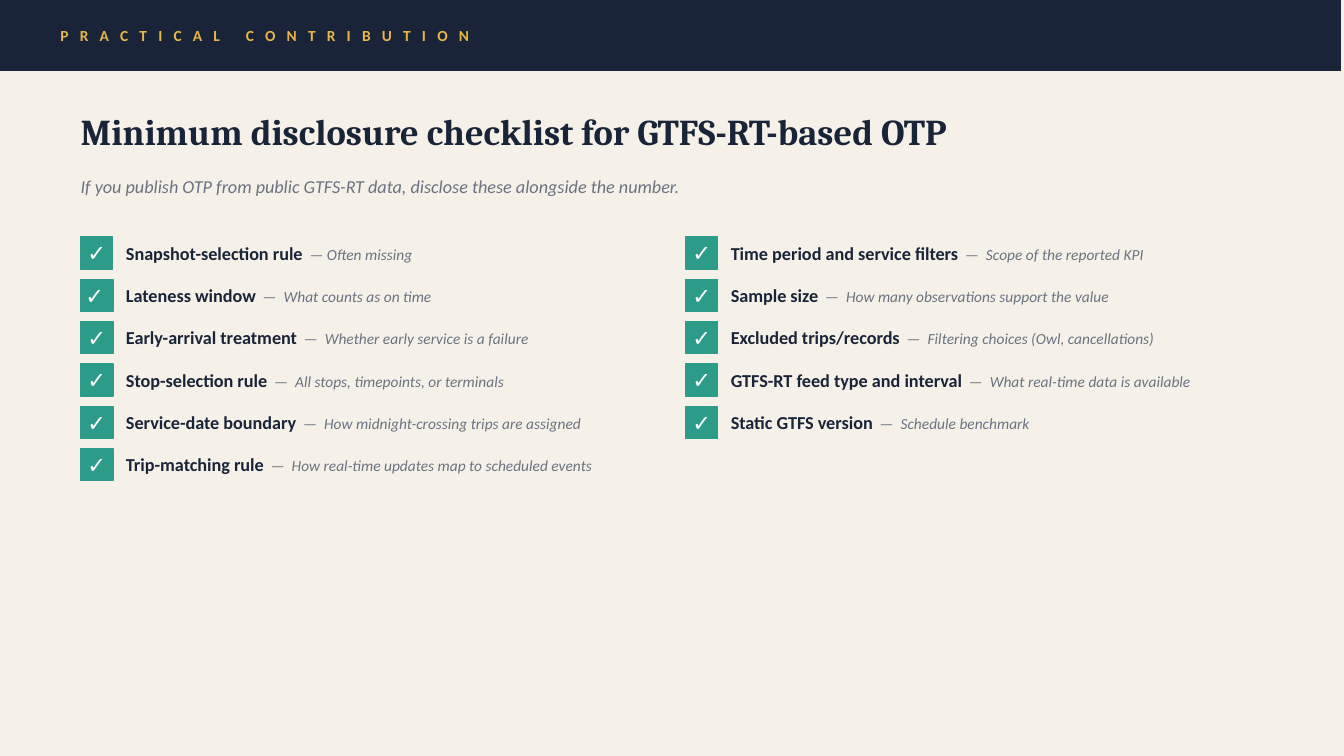
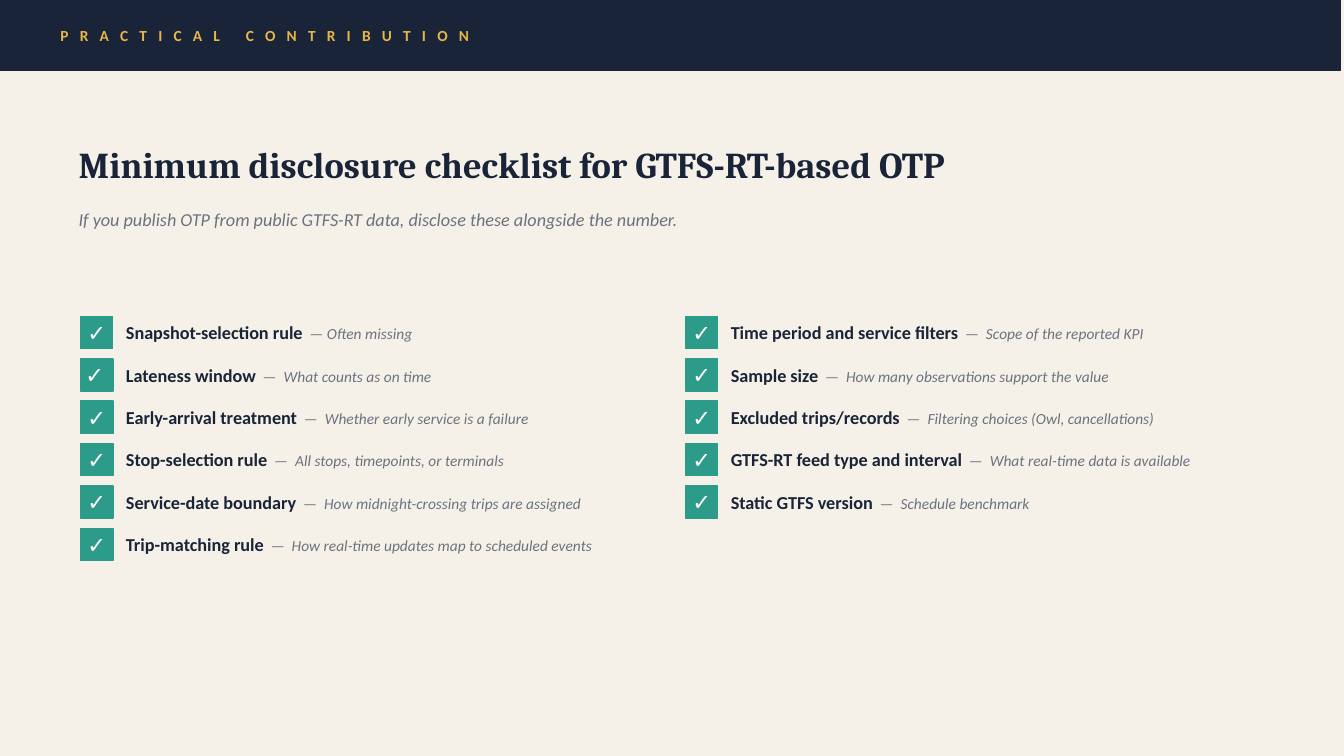
Before and after one commit to tobibussiek/TransitKPIFramework, a slide deck: slide 10 of docs/KPI_Robustness_Final_Presentation.pptx. Drawn at 1344x756 pixels with LibreOffice and Linux fonts; fonts in the diff are those of the drawing. Boxes give left, top, right and bottom in pixels: in the first picture for what was removed or moved away, otherwise in the second. Text is boxed around its words. In the diff, an @@ line names an element or a change of style, - is before the commit and + after.

```diff
--- a/docs/KPI_Robustness_Final_Presentation.pptx
+++ b/docs/KPI_Robustness_Final_Presentation.pptx
@@ text "Minimum disclosure checklist for GTFS-RT-based ...": place and size @@
-text "Minimum disclosure checklist for GTFS-RT-based ..." at <box>81,119,947,146</box>
+text "Minimum disclosure checklist for GTFS-RT-based ..." at <box>79,152,945,179</box>
@@ text "If you publish OTP from ...": place and size @@
-text "If you publish OTP from ..." at <box>81,180,679,196</box>
+text "If you publish OTP from ..." at <box>79,213,677,229</box>
@@ 22 texts, 11 rectangles: place and size @@
-22 texts, 11 rectangles at <box>79,237,1191,481</box>
+22 texts, 11 rectangles at <box>79,317,1191,561</box>
```
Also in this commit, not shown: 5 other slides changed, 4 other files.
